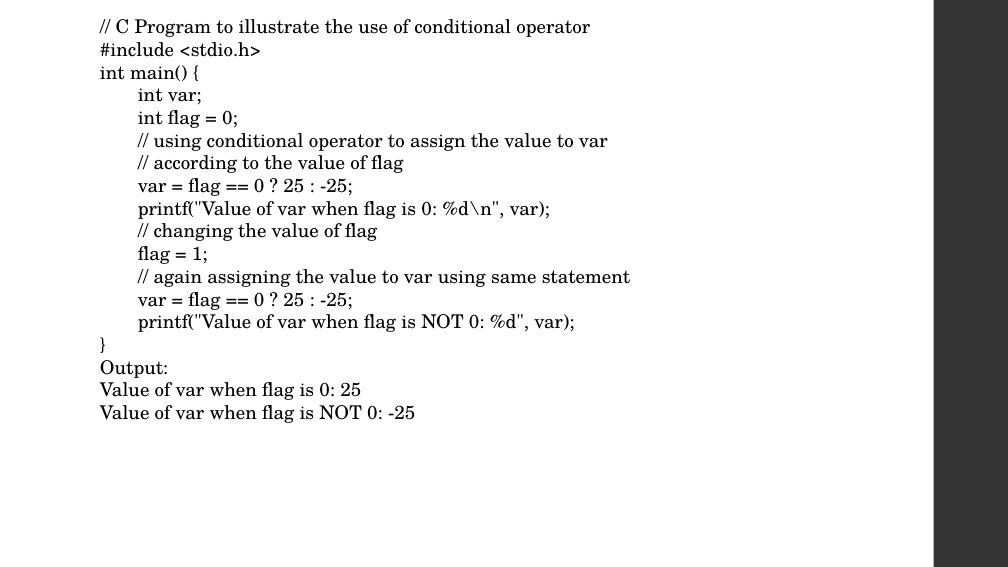
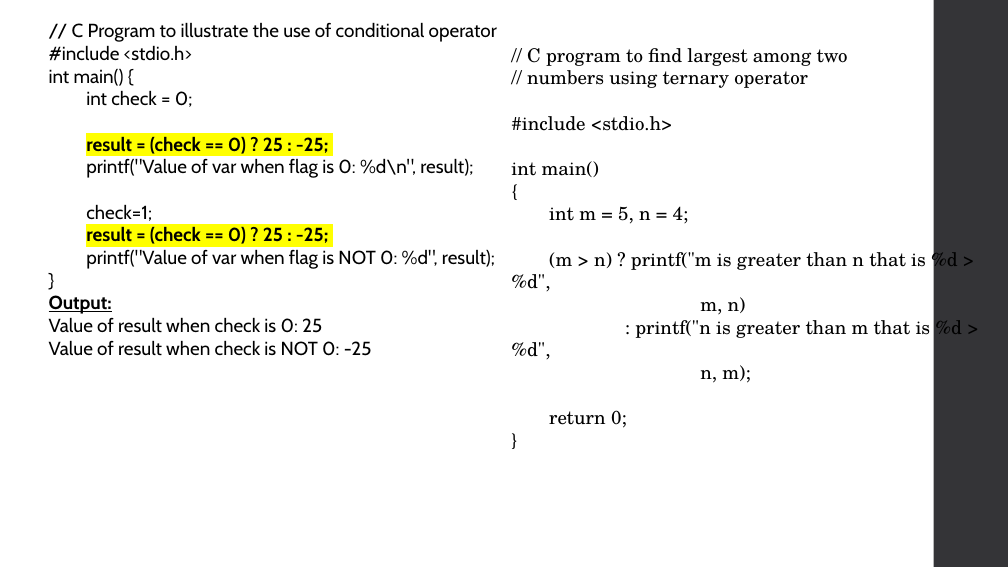
Before and after one commit to Raajokiaa-Ritu/03_Course___Structural-Programming-Language-C, a slide deck: slide 12 of 6. C Control Statements Decision-Making.pptx (slide 19 before the commit). Drawn at 1008x567 pixels with LibreOffice and Linux fonts; fonts in the diff are those of the drawing. Boxes give left, top, right and bottom in pixels: in the first picture for what was removed or moved away, otherwise in the second. Text is boxed around its words. In the diff, an @@ line names an element or a change of style, - is before the commit and + after.

```diff
--- a/6. C Control Statements Decision-Making.pptx
+++ b/6. C Control Statements Decision-Making.pptx
@@ text "// C Program to illustrate ..." moved from (x1=100, y1=19, x2=630, y2=423) to (x1=49, y1=22, x2=497, y2=356) @@
@@ text at (x1=49, y1=22, x2=497, y2=314): font TeX Gyre Schola to Cabin in "// C Program to illustrate the use ...", "#include <stdio.h>", "int main() {", "}" and 1 more places; bold on, underline on in "Output:" @@
@@ text added at (x1=511, y1=48, x2=962, y2=428), 18 pt, text #000000 @@
+// C program to find largest among two
+// numbers using ternary operator
+#include <stdio.h>
+int main()
+{
+int m = 5, n = 4;
+(m > n) ? printf("m is greater than n that is %d > %d",
+m, n)
+: printf("n is greater than m that is %d > %d",
+n, m);
+return 0;
+}
@@ text at (x1=86, y1=90, x2=495, y2=269): text changed; font TeX Gyre Schola to Cabin @@
-int var;
-int flag = 0;
-// using conditional operator to assign the value to var
-// according to the value of flag
-var = flag == 0 ? 25 : -25;
-printf("Value of var when flag is 0: %d\n", var);
-// changing the value of flag
-flag = 1;
-// again assigning the value to var using same statement
-var = flag == 0 ? 25 : -25;
-printf("Value of var when flag is NOT 0: %d", var);
+int check = 0;
+result = (check == 0) ? 25 : -25;
+printf("Value of var when flag is 0: %d\n", result);
+check=1;
+result = (check == 0) ? 25 : -25;
+printf("Value of var when flag is NOT 0: %d", result);
@@ text at (x1=49, y1=317, x2=372, y2=356): text changed; font TeX Gyre Schola to Cabin @@
-Value of var when flag is 0: 25
-Value of var when flag is NOT 0: -25
+Value of result when check is 0: 25
+Value of result when check is NOT 0: -25
```
Also in this commit, not shown: 22 other slides changed, 35 slides added, 16 slides removed.
